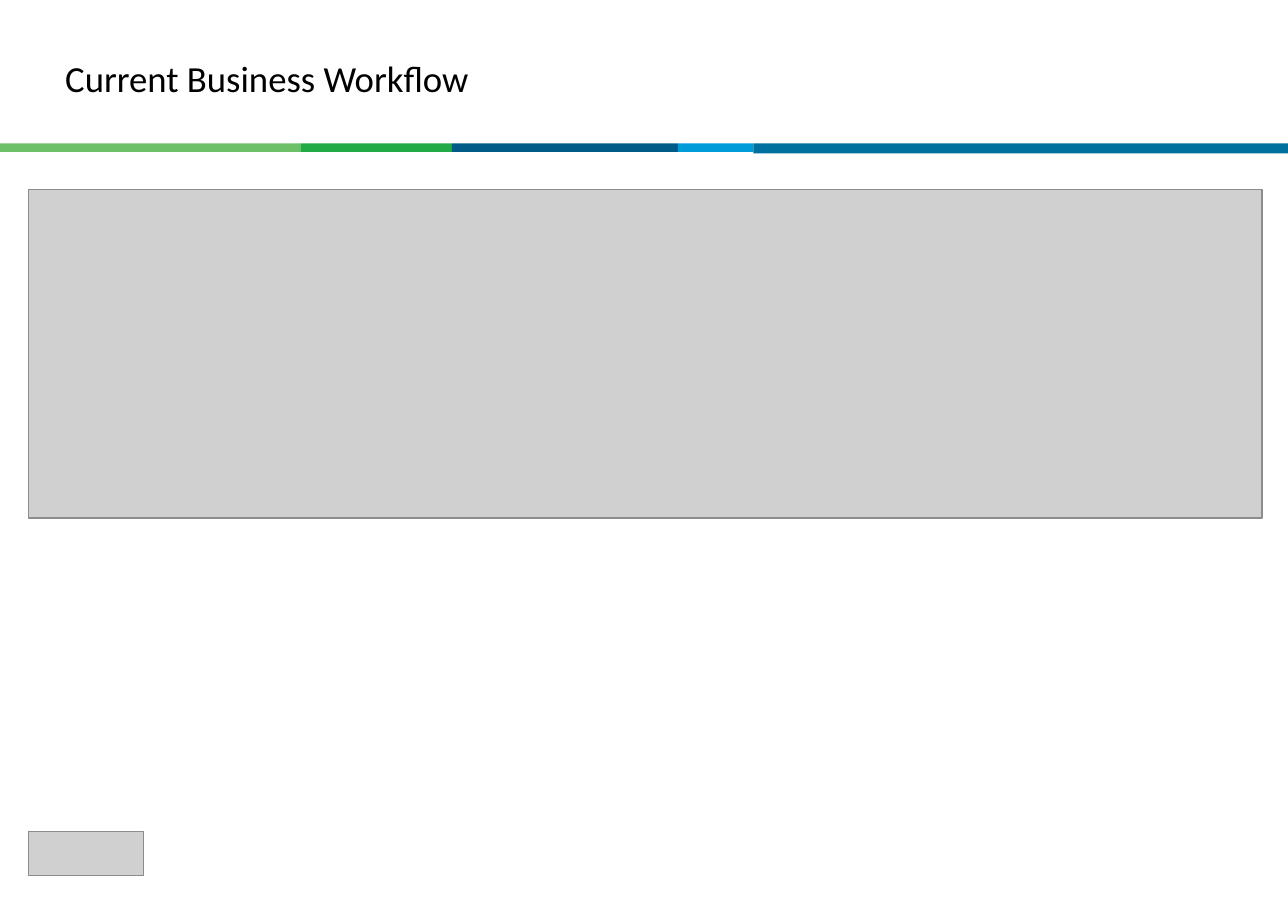
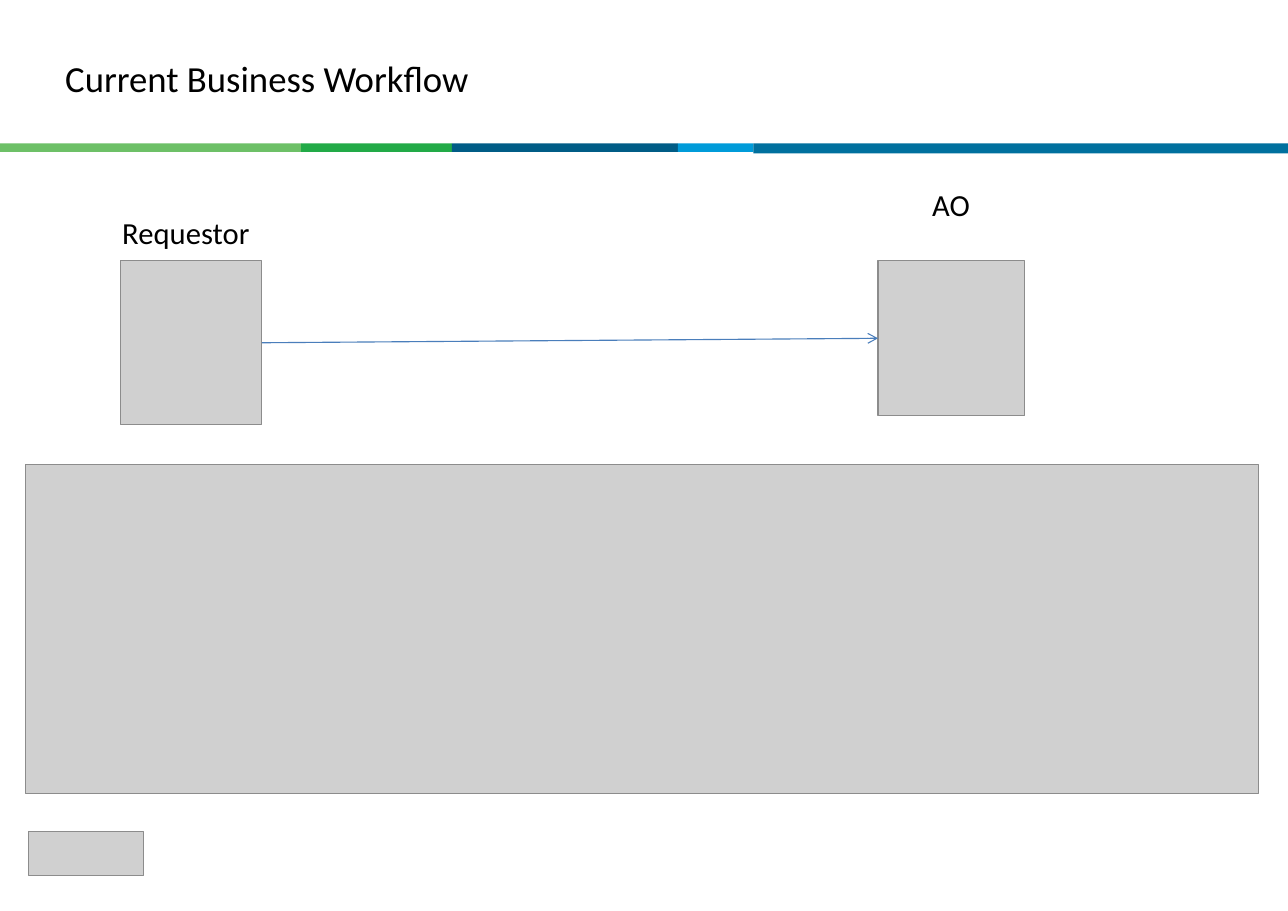
Before and after one commit to tjvictor/auto-scan, a slide deck: slide 3 of src/main/resources/Code Marathon.pptx (slide 4 before the commit). Drawn at 1288x911 pixels with LibreOffice and Linux fonts; fonts in the diff are those of the drawing; grey boxes stand for pictures. Boxes give left, top, right and bottom in pixels: in the first picture for what was removed or moved away, otherwise in the second. Text is boxed around its words. In the diff, an @@ line names an element or a change of style, - is before the commit and + after.

```diff
--- a/src/main/resources/Code Marathon.pptx
+++ b/src/main/resources/Code Marathon.pptx
@@ text added at (932, 196, 970, 217), 20 pt, text #000000 @@
+AO
@@ text added at (122, 224, 249, 249), 20 pt, text #000000 @@
+Requestor
@@ picture added at (120, 261, 261, 425) @@
@@ picture added at (878, 261, 1025, 416) @@
@@ arrow added from (262, 343) to (878, 338), #4B7EBC 0.75 pt @@
@@ picture: place and size @@
-picture at (29, 190, 1262, 518)
+picture at (25, 465, 1258, 793)
```
Also in this commit, not shown: 3 other slides changed.
